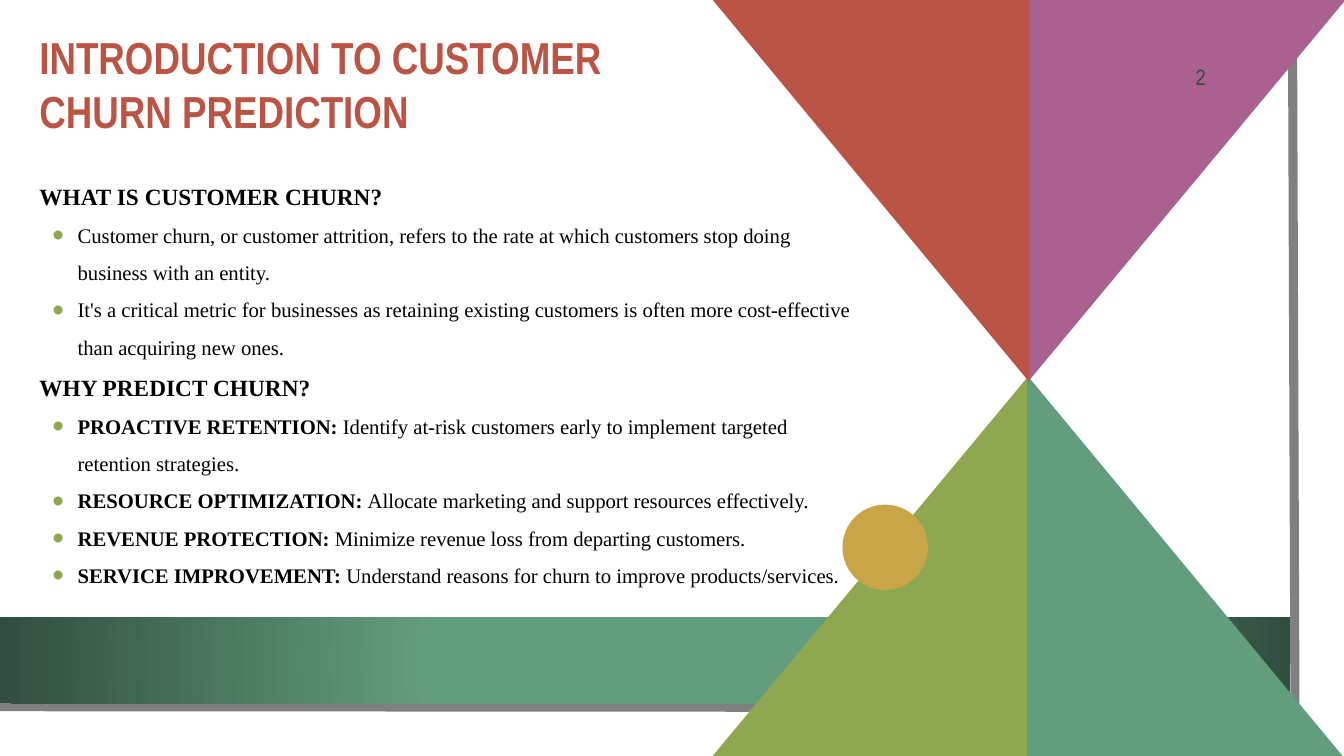
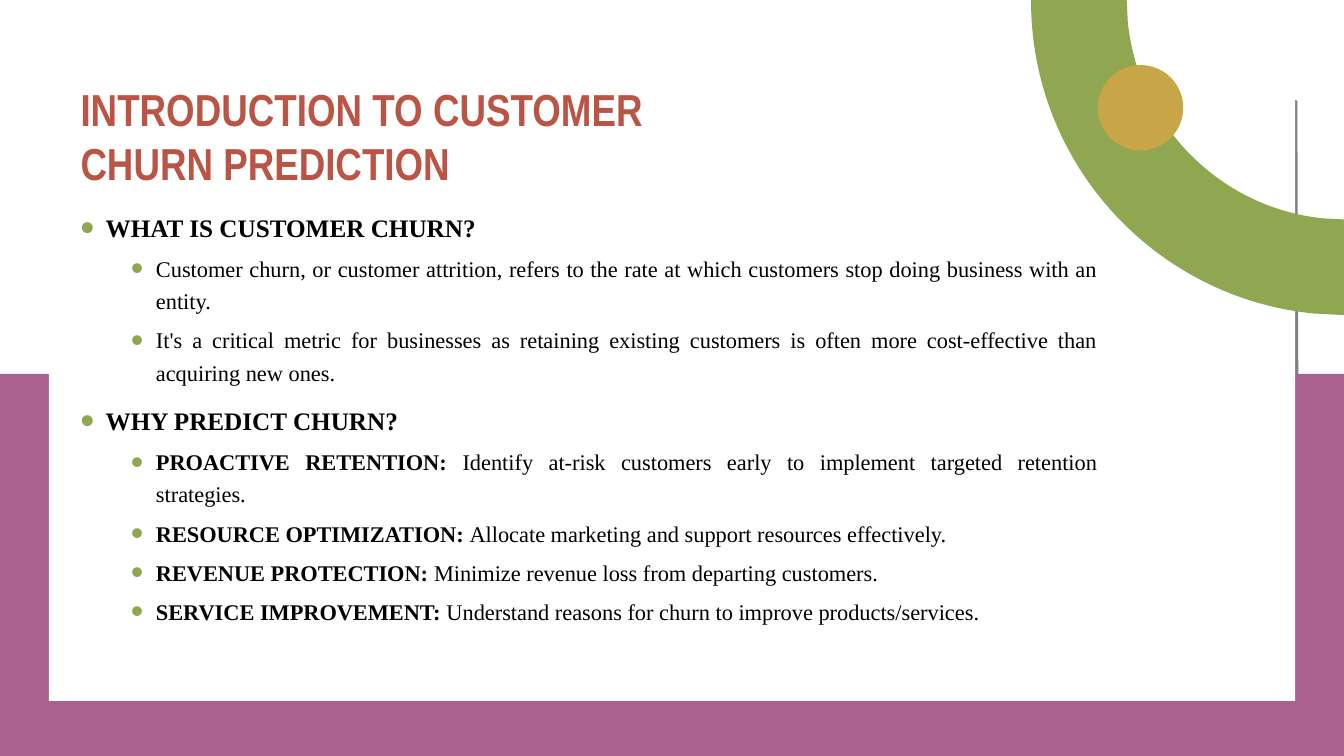
Before and after one commit to Paromita23/InLighn_Tech_Internship, a slide deck: slide 4 of Customer Churn Prediction/Solution/Customer Churn Prediction Analysis.pptx (slide 2 before the commit). Drawn at 1344x756 pixels with LibreOffice and Linux fonts; fonts in the diff are those of the drawing; background and template pictures are left out. Boxes give left, top, right and bottom in pixels: in the first picture for what was removed or moved away, otherwise in the second. Text is boxed around its words. In the diff, an @@ line names an element or a change of style, - is before the commit and + after.

```diff
--- a/Customer Churn Prediction/Solution/Customer Churn Prediction Analysis.pptx
+++ b/Customer Churn Prediction/Solution/Customer Churn Prediction Analysis.pptx
@@ freeform shape removed at (x1=713, y1=0, x2=1029, y2=382) @@
@@ freeform shape resized from (x1=1027, y1=0, x2=1344, y2=382) to (x1=1031, y1=0, x2=1344, y2=316) @@
@@ freeform shape at (x1=1031, y1=0, x2=1344, y2=316): fill #AA618F to #8FA751 @@
@@ freeform shape added at (x1=1234, y1=0, x2=1344, y2=112), fill #FFFFFF @@
@@ rectangle added at (x1=48, y1=36, x2=1295, y2=701), fill #FFFFFF @@
@@ title "INTRODUCTION TO CUSTOMER CHURN PREDICTION" moved from (x1=39, y1=42, x2=601, y2=129) to (x1=81, y1=94, x2=642, y2=181) @@
@@ freeform shape moved from (x1=843, y1=505, x2=929, y2=591) to (x1=1098, y1=66, x2=1184, y2=151) @@
@@ page number removed at (x1=1196, y1=69, x2=1206, y2=85) @@
-2
@@ text "WHAT IS CUSTOMER CHURN?" moved from (x1=39, y1=189, x2=850, y2=588) to (x1=106, y1=220, x2=1097, y2=625) @@
@@ text "WHAT IS CUSTOMER CHURN?" at (x1=106, y1=220, x2=1097, y2=625): size 16.6 to 18 pt in "WHAT IS CUSTOMER CHURN?", "WHY PREDICT CHURN?"; size 14.8 to 16 pt; alignment left to justified; bullet none to •; line spacing 1.5 to 1.2; more space between paragraphs; indent changed; vertical alignment middle to top @@
@@ rectangle added at (x1=0, y1=374, x2=1344, y2=756), fill #AA618F @@
@@ freeform shape removed at (x1=712, y1=375, x2=1029, y2=756) @@
@@ freeform shape removed at (x1=1027, y1=375, x2=1344, y2=756) @@
@@ rectangle removed at (x1=0, y1=617, x2=1291, y2=703) @@
```
Also in this commit, not shown: 7 other slides changed, 2 slides added.
